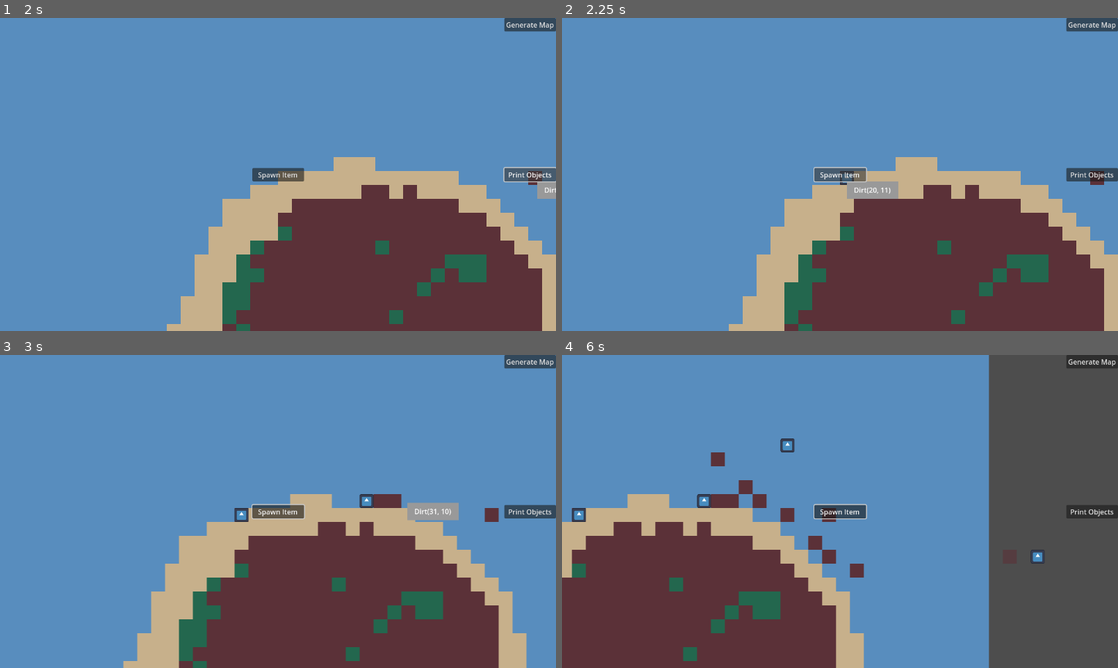
Above: before the commit, frames 1-4 (two rows, left to right).
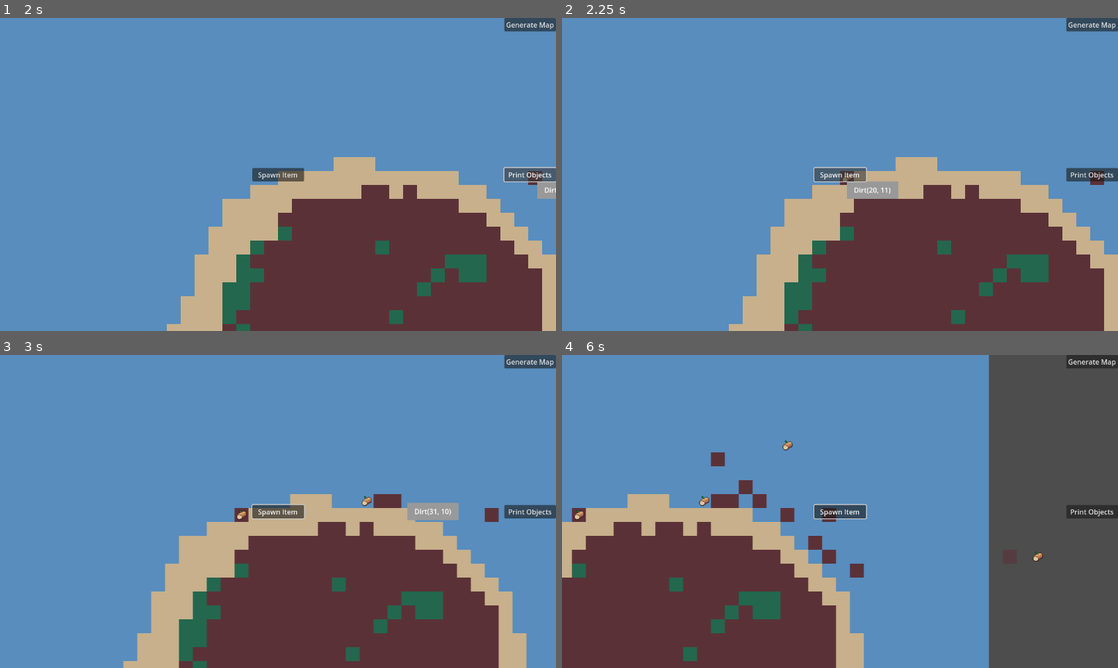
Above: after the commit, the same moments.

Repository: ColdTerror/Core-and-Conveyor
Game: Godot game, scene res://scenes/level.tscn
Same seed, same stepped clock (60 frames per second), same inputs: the game is played once before the commit and once after it. The engine's default icon, where the game draws it, is replaced by a stand-in: a white triangle on a blue panel in a dark square.
Inputs (mouse positions are in pixels of both pictures, inside the frame that each line leads up to):
- Up to frame 1 (2 s): click "Generate Map" at 0.5 s; click "Print Objects" at 1.25 s
- Up to frame 2 (2.25 s): click "Spawn Item" at 2 s
- Up to frame 3 (3 s): tap Enter at 2.75 s; move the mouse to (400, 495) at 2.77 s; hold Right (ui_right) from 2.78 s (still down); hold R (rotate_tile) from 2.78 s (still down); click (400, 495) at 2.92 s
- Up to frame 4 (6 s): release Right (ui_right) at 3.5 s; release R (rotate_tile) at 3.5 s; drag from (728, 527) to (812, 574) at 3.52 s; tap Space at 4.25 s; move the mouse to (895, 442) at 4.27 s; hold Right (ui_right) 4.28-5 s; hold R (rotate_tile) 4.28-5 s; drag from (812, 574) to (673, 464) at 5.02 s; tap Enter at 5.75 s; move the mouse to (1006, 558) at 5.77 s; hold Left (ui_left) from 5.78 s (still down); hold R (rotate_tile) from 5.78 s (still down)

Frame 1 is identical in both runs. In frame 2, less than 0.1% of the frame differs, in the area x 50-53%, y 49-54%; in frame 3, 0.2%; in frame 4, 0.4%, in the area x 1-87%, y 26-67%.

Commit message:
Add item textures and link to item resources
Introduced new item textures for stone and wood, added corresponding AtlasTexture resources, and updated item resource files to reference these textures. Modified the item scene and script to use the new item_data property, which sets the sprite's texture based on the associated item resource. Also added the Items.png asset and its import file.

Diff:
--- a/resources/items/stone.tres
+++ b/resources/items/stone.tres
@@ -1,8 +1,10 @@
-[gd_resource type="Resource" script_class="ItemResource" load_steps=2 format=3 uid="uid://b2175t1sagf73"]
+[gd_resource type="Resource" script_class="ItemResource" load_steps=3 format=3 uid="uid://b2175t1sagf73"]
 
 [ext_resource type="Script" uid="uid://c1ggtlkymktgi" path="res://resources/items/ItemResource.gd" id="1_6yv2l"]
+[ext_resource type="Texture2D" uid="uid://co7er1a3gnju" path="res://resources/items/textures/stone_texture.tres" id="2_q1oyt"]
 
 [resource]
 script = ExtResource("1_6yv2l")
 display_name = "Stone"
+texture = ExtResource("2_q1oyt")
 metadata/_custom_type_script = "uid://c1ggtlkymktgi"
--- /dev/null
+++ b/resources/items/textures/stone_texture.tres
@@ -0,0 +1,7 @@
+[gd_resource type="AtlasTexture" load_steps=2 format=3 uid="uid://co7er1a3gnju"]
+
+[ext_resource type="Texture2D" uid="uid://b0gxrsvr8wc6c" path="res://assets/Items.png" id="1_hf18a"]
+
+[resource]
+atlas = ExtResource("1_hf18a")
+region = Rect2(32, 0, 32, 32)
--- /dev/null
+++ b/resources/items/textures/wood_texture.tres
@@ -0,0 +1,7 @@
+[gd_resource type="AtlasTexture" load_steps=2 format=3 uid="uid://ojw6ckni4nwi"]
+
+[ext_resource type="Texture2D" uid="uid://b0gxrsvr8wc6c" path="res://assets/Items.png" id="1_j6nyu"]
+
+[resource]
+atlas = ExtResource("1_j6nyu")
+region = Rect2(0, 0, 32, 32)
--- a/resources/items/wood.tres
+++ b/resources/items/wood.tres
@@ -1,8 +1,10 @@
-[gd_resource type="Resource" script_class="ItemResource" load_steps=2 format=3 uid="uid://cn8jh6p0ykffa"]
+[gd_resource type="Resource" script_class="ItemResource" load_steps=3 format=3 uid="uid://cn8jh6p0ykffa"]
 
 [ext_resource type="Script" uid="uid://c1ggtlkymktgi" path="res://resources/items/ItemResource.gd" id="1_nmid8"]
+[ext_resource type="Texture2D" uid="uid://ojw6ckni4nwi" path="res://resources/items/textures/wood_texture.tres" id="2_w3n26"]
 
 [resource]
 script = ExtResource("1_nmid8")
 display_name = "Wood"
+texture = ExtResource("2_w3n26")
 metadata/_custom_type_script = "uid://c1ggtlkymktgi"
--- a/scenes/item.tscn
+++ b/scenes/item.tscn
@@ -1,9 +1,11 @@
-[gd_scene load_steps=3 format=3 uid="uid://dh3njqr7x7ls7"]
+[gd_scene load_steps=4 format=3 uid="uid://dh3njqr7x7ls7"]
 
 [ext_resource type="Texture2D" uid="uid://dyn5ycc3vykgb" path="res://icon.svg" id="1_4gq7n"]
 [ext_resource type="Script" uid="uid://dbxruxg8orvsy" path="res://scripts/item.gd" id="2_s8enn"]
+[ext_resource type="Resource" uid="uid://cn8jh6p0ykffa" path="res://resources/items/wood.tres" id="3_6muww"]
 
 [node name="Item" type="Sprite2D"]
-scale = Vector2(0.25, 0.25)
+scale = Vector2(0.75, 0.75)
 texture = ExtResource("1_4gq7n")
 script = ExtResource("2_s8enn")
+item_data = ExtResource("3_6muww")
--- a/scripts/item.gd
+++ b/scripts/item.gd
@@ -2,8 +2,13 @@
 
 @export var speed = 100.0
 @onready var level_node = get_tree().current_scene
+@export var item_data: ItemResource
 
 var stopped = false  # Tracks if item is blocked or finished conveyor
+
+func _ready():
+	if item_data:
+		texture = item_data.texture
 
 func _process(delta):
 	if not level_node:
Binary file added: assets/Items.png
Not shown, added: assets/Items.png.import
